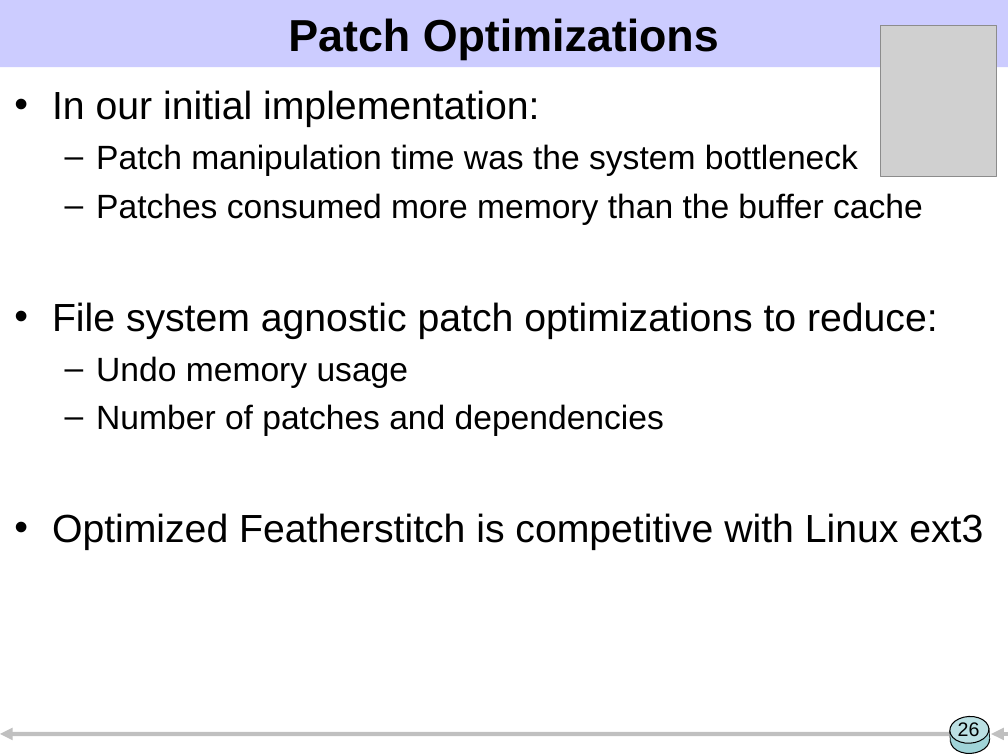
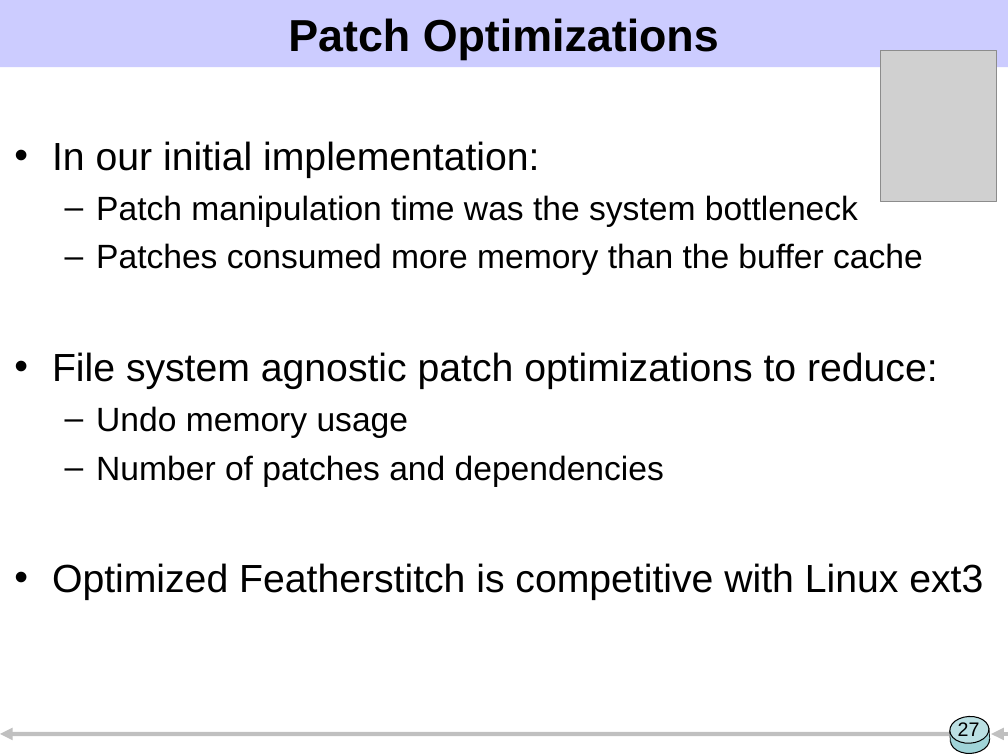
Before and after one commit to ucla-readable/fstitch-doc, a slide deck: slide 27 of sosp/pres.ppt (slide 26 before the commit). Drawn at 1008x756 pixels with LibreOffice and Linux fonts; fonts in the diff are those of the drawing; grey boxes stand for pictures. Boxes give left, top, right and bottom in pixels: in the first picture for what was removed or moved away, otherwise in the second. Text is boxed around its words. In the diff, an @@ line names an element or a change of style, - is before the commit and + after.

```diff
--- a/sosp/pres.ppt
+++ b/sosp/pres.ppt
@@ picture: place and size @@
-picture at (880, 25, 997, 176)
+picture at (880, 50, 997, 202)
@@ text "In our initial implementation:": place and size @@
-text "In our initial implementation:" at (52, 90, 983, 550)
+text "In our initial implementation:" at (52, 141, 983, 600)
@@ page number at (958, 722, 980, 741): text changed @@
-26
+27
```
Also in this commit, not shown: 15 other slides changed, 2 slides added, 1 slide removed.
